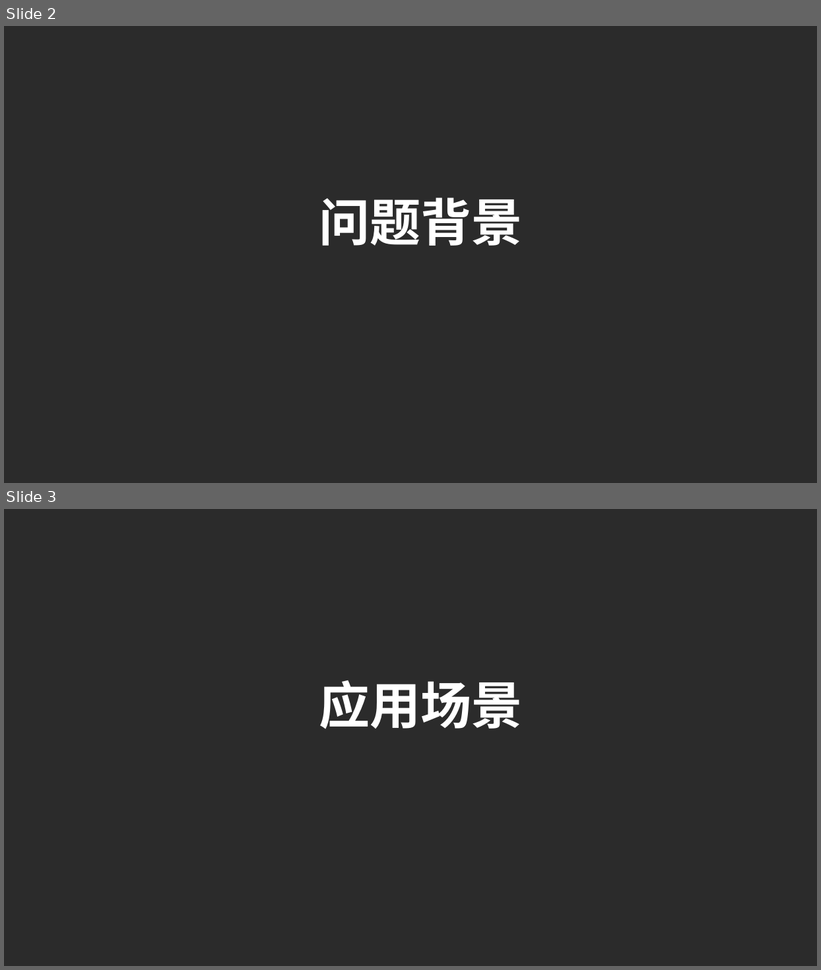
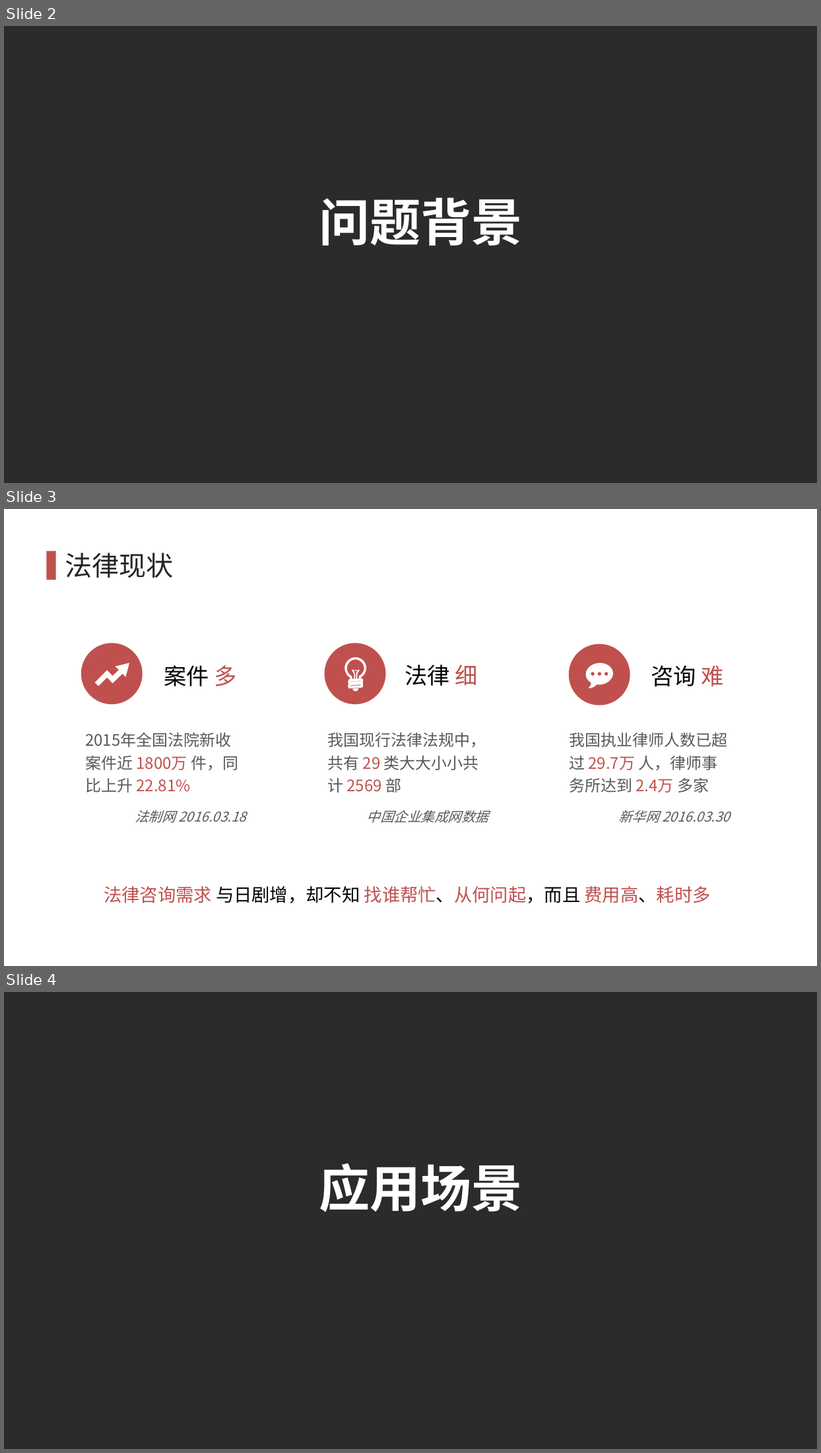
Before and after one commit to HonlanWork/sh_chatbot, a slide deck: ppt/DeepLaw.pptx. Shown one above the other, each under a label of ours: slides 2 and 3 before the commit, slides 2, 3 and 4 after it. The pictures are 821x970 and 821x1453 pixels, drawn with LibreOffice and Linux fonts; fonts in the diff are those of the drawing; background and template pictures are left out; a plain dark background stands for a picture behind light text. Boxes give left, top, right and bottom in pixels: in the first picture for what was removed or moved away, otherwise in the second. Text is boxed around its words. In the diff, an @@ line names an element or a change of style, - is before the commit and + after.

```diff
--- a/ppt/DeepLaw.pptx
+++ b/ppt/DeepLaw.pptx
@@ slide 3 added at <box>4,509,817,966</box>, background #FFFFFF @@
@@ rectangle added at <box>46,551,56,580</box>, fill #C0504D @@
@@ title added at <box>65,553,173,578</box>, 24 pt, text #262626 @@
+法律现状
@@ ellipse added at <box>81,643,142,704</box>, fill #C0504D @@
@@ ellipse added at <box>324,643,385,704</box>, fill #C0504D @@
@@ ellipse added at <box>569,644,630,705</box>, fill #C0504D @@
@@ freeform shape added at <box>95,663,130,685</box>, fill #FFFFFF @@
@@ text added at <box>164,665,237,687</box>, 20 pt, text #000000 @@
+案件 多
@@ freeform shape added at <box>345,657,366,691</box>, fill #FFFFFF @@
@@ text added at <box>405,665,477,686</box>, 20 pt, text #000000 @@
+法律 细
@@ freeform shape added at <box>585,663,614,690</box>, fill #FFFFFF @@
@@ text added at <box>651,665,724,687</box>, 20 pt, text #000000 @@
+咨询 难
@@ text added at <box>327,733,489,823</box>, 14 pt, text #595959 @@
+我国现行法律法规中，共有 29 类大大小小共计 2569 部
+中国企业集成网数据
@@ text added at <box>569,733,730,823</box>, 14 pt, text #595959 @@
+我国执业律师人数已超过 29.7万 人，律师事务所达到 2.4万 多家
+新华网 2016.03.30
@@ text added at <box>85,756,246,823</box>, 14 pt, text #595959 @@
+2015年全国法院新收案件近 1800万 件，同比上升 22.81%
+法制网 2016.03.18
@@ text added at <box>104,887,711,904</box>, 16 pt, text #C0504D @@
+法律咨询需求 与日剧增，却不知 找谁帮忙、从何问起，而且 费用高、耗时多
@@ what was slide 3 is now slide 4 @@
```
Also in this commit, not shown: 9 other slides added, 1 other file.
